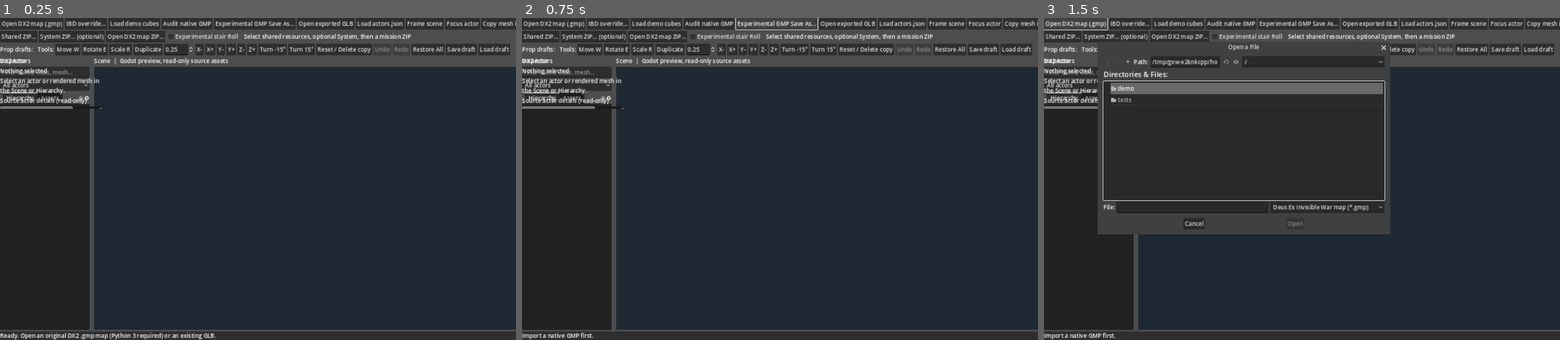
Above: before the commit, frames 1-3 (left to right).
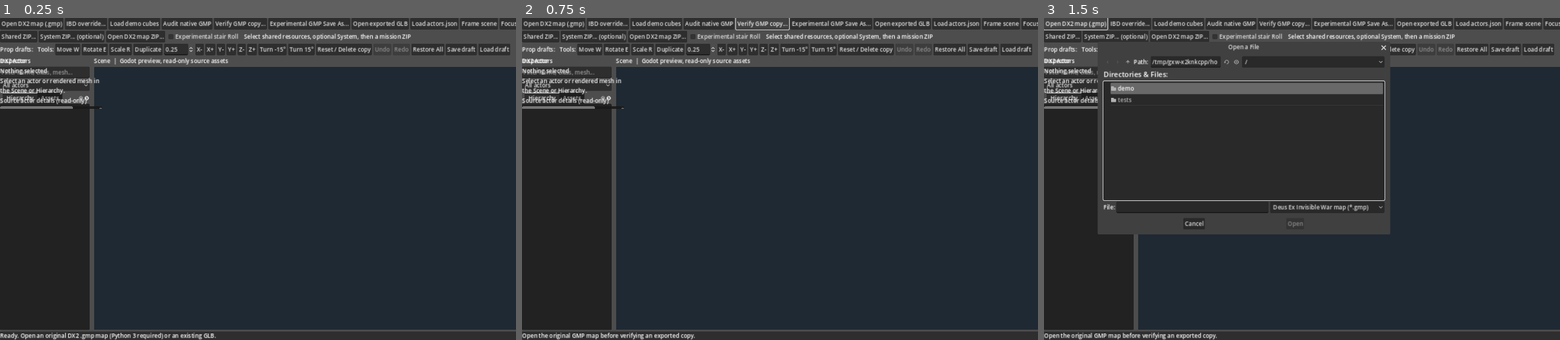
Above: after the commit, the same moments.

Repository: JakX2/Deus-Ex-2-SDK
Game: Godot game, scene res://main.tscn
Same seed, same stepped clock (60 frames per second), same inputs: the game is played once before the commit and once after it.
Inputs (mouse positions are in pixels of both pictures, inside the frame that each line leads up to):
- Up to frame 1 (0.25 s): no input
- Up to frame 2 (0.75 s): click (764, 24) at 0.5 s, where only the run after the commit has a clickable "Verify GMP copy..."
- Up to frame 3 (1.5 s): click "Open DX2 map (.gmp)" at 1.25 s

The runs differ from the first frame. In frame 1, 0.6% of the frame differs, in the area x 41-100%, y 0-4%; in frame 2, 1.0%; in frame 3, 1.0%, in the area x 0-100%, y 0-100%.

Commit message:
Add Verify GMP Copy button with independent byte-diff worker and honest game-verification warning

Diff:
--- a/native_editor/godot_editor/main.gd
+++ b/native_editor/godot_editor/main.gd
@@ -54,6 +54,7 @@
 var json_dialog: FileDialog
 var gmp_dialog: FileDialog
 var gmp_save_as_dialog: FileDialog
+var gmp_verify_dialog: FileDialog
 var native_export_thread: Thread = null
 var native_export_target := ""
 var native_audit_dialog: AcceptDialog
@@ -179,6 +180,11 @@
     audit_gmp_btn.tooltip_text = "Check original map actors for writable Location fields, without changing game files"
     audit_gmp_btn.pressed.connect(_audit_current_native_map)
     toolbar.add_child(audit_gmp_btn)
+    var verify_gmp_btn := Button.new()
+    verify_gmp_btn.text = "Verify GMP copy..."
+    verify_gmp_btn.tooltip_text = "Independently compare a saved GMP against its original and manifest"
+    verify_gmp_btn.pressed.connect(_open_native_verify_dialog)
+    toolbar.add_child(verify_gmp_btn)
     var save_gmp_btn := Button.new()
     save_gmp_btn.text = "Experimental GMP Save As..."
     save_gmp_btn.tooltip_text = "Translation-only existing static mesh actors; separate folder; not game-tested"
@@ -620,6 +626,12 @@
     gmp_save_as_dialog.filters = PackedStringArray(["*.gmp ; Experimental location-only DX2 GMP"])
     gmp_save_as_dialog.file_selected.connect(_export_native_gmp_copy)
     add_child(gmp_save_as_dialog)
+    gmp_verify_dialog = FileDialog.new()
+    gmp_verify_dialog.access = FileDialog.ACCESS_FILESYSTEM
+    gmp_verify_dialog.file_mode = FileDialog.FILE_MODE_OPEN_FILE
+    gmp_verify_dialog.filters = PackedStringArray(["*.gmp ; Experimental DX2 GMP copy"])
+    gmp_verify_dialog.file_selected.connect(_verify_native_gmp_file)
+    add_child(gmp_verify_dialog)
     native_audit_dialog = AcceptDialog.new()
     native_audit_dialog.title = "DX2Ed native Location audit (read-only)"
     native_audit_dialog.dialog_text = "Import a retail GMP before running the source audit."
@@ -2741,6 +2753,72 @@
         Vector3(safe[9], safe[10], safe[11])
     )
 
+func _open_native_verify_dialog() -> void:
+    if (last_gmp_path.is_empty() or not FileAccess.file_exists(last_gmp_path)
+        or current_source_map_name.to_lower() != last_gmp_path.get_file().to_lower()):
+        status_label.text = "Open the original GMP map before verifying an exported copy."
+        return
+    if native_export_thread != null or build_thread != null:
+        status_label.text = "Another native map operation is still active."
+        return
+    gmp_verify_dialog.popup_centered_ratio(0.75)
+
+
+func _verify_native_gmp_file(output_path: String) -> void:
+    if native_export_thread != null:
+        return
+    var backend := ProjectSettings.globalize_path("res://backend/dx2_native_save_as.py")
+    if not FileAccess.file_exists(backend) or not FileAccess.file_exists(output_path):
+        status_label.text = "Cannot verify: GMP copy or writer backend not found."
+        return
+    native_export_thread = Thread.new()
+    var err := native_export_thread.start(
+        _run_native_verify.bind(backend, last_gmp_path, output_path))
+    if err != OK:
+        native_export_thread = null
+        status_label.text = "Failed to start native GMP verification."
+        return
+    status_label.text = "Verifying exported GMP byte-for-byte against its source and manifest..."
+
+
+func _run_native_verify(script: String, source: String, output_path: String) -> void:
+    var args := PackedStringArray([
+        script, "--source", source, "--output", output_path, "--verify"
+    ])
+    var output: Array = []
+    var code := OS.execute("python", args, output, true)
+    if code == -1:
+        var launcher := PackedStringArray(["-3"])
+        launcher.append_array(args)
+        output.clear()
+        code = OS.execute("py", launcher, output, true)
+    call_deferred("_native_verify_finished", code, "\n".join(output))
+
+
+func _native_verify_finished(code: int, output: String) -> void:
+    if native_export_thread != null:
+        native_export_thread.wait_to_finish()
+        native_export_thread = null
+    var result: Variant = JSON.parse_string(output.strip_edges())
+    if code == 0 and typeof(result) == TYPE_DICTIONARY and result.get("schema") == "DX2Ed-native-verify-report-v1":
+        var count := int(result.get("translated_existing_actors", 0))
+        var changed := int(result.get("changed_bytes", 0))
+        status_label.text = "GMP binary verification PASSED: " + str(count) + " moved actors, " + str(changed) + " changed bytes. Game load NOT tested."
+        if native_audit_dialog != null:
+            native_audit_dialog.dialog_text = (
+                "GMP binary verification PASSED" +
+                "\nEdited actors: " + str(count) +
+                "\nChanged bytes: " + str(changed) +
+                "\nOutput: " + str(result.get("output", "")) +
+                "\n\nThe GMP is structurally consistent with the original." +
+                "\nActual retail game loading and collision are NOT verified."
+            )
+            native_audit_dialog.popup_centered(Vector2i(680, 360))
+        return
+    var message := str(result.get("message", "Unrecognized manifest or GMP binary mismatch.")) if typeof(result) == TYPE_DICTIONARY else output.strip_edges().substr(0, 240)
+    status_label.text = "GMP binary verification FAILED: " + message
+
+
 func _audit_current_native_map() -> void:
     if native_export_thread != null or build_thread != null:
         status_label.text = "A map operation is already active."
